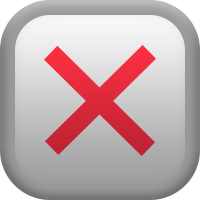
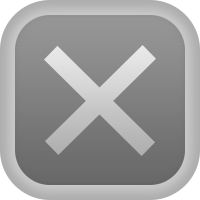
Before/after of a (200, 200) layered artwork. What changed in the layer stack:
painted on "Rounded Rectangle 1" over [0, 0, 200, 200]
